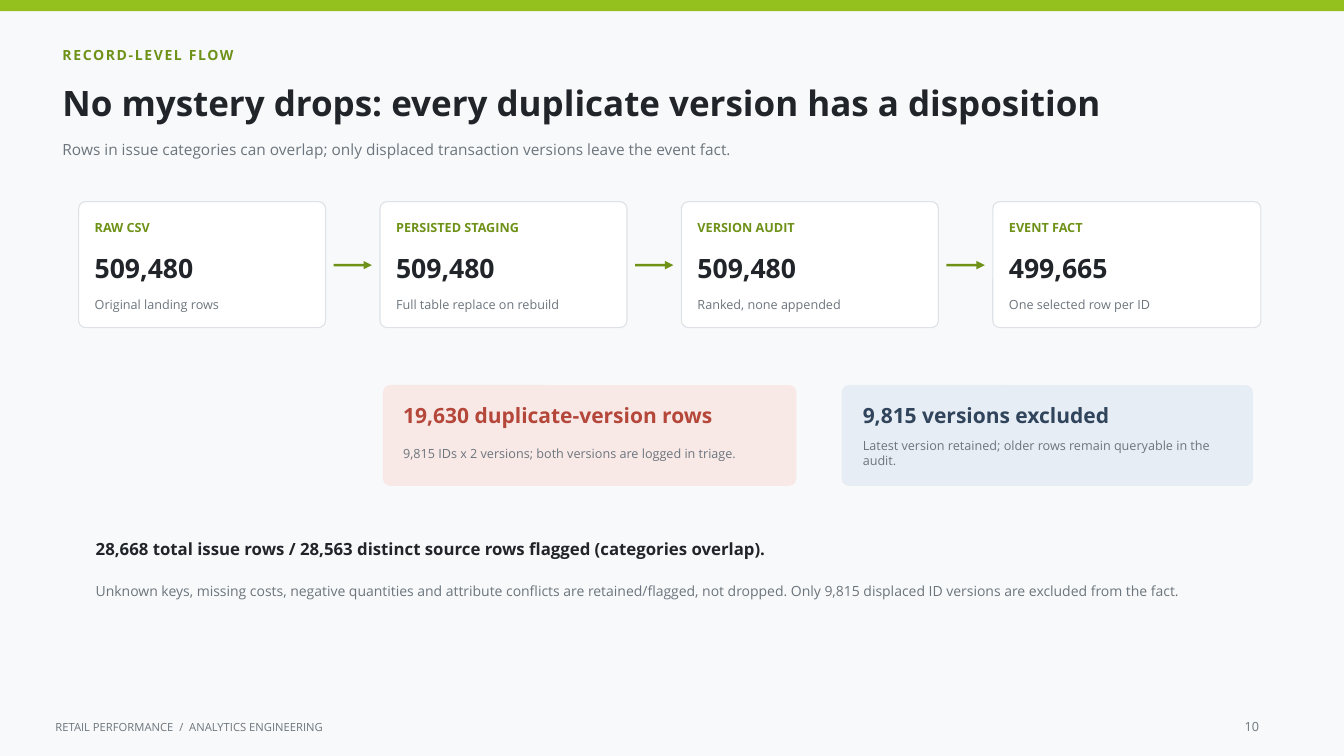
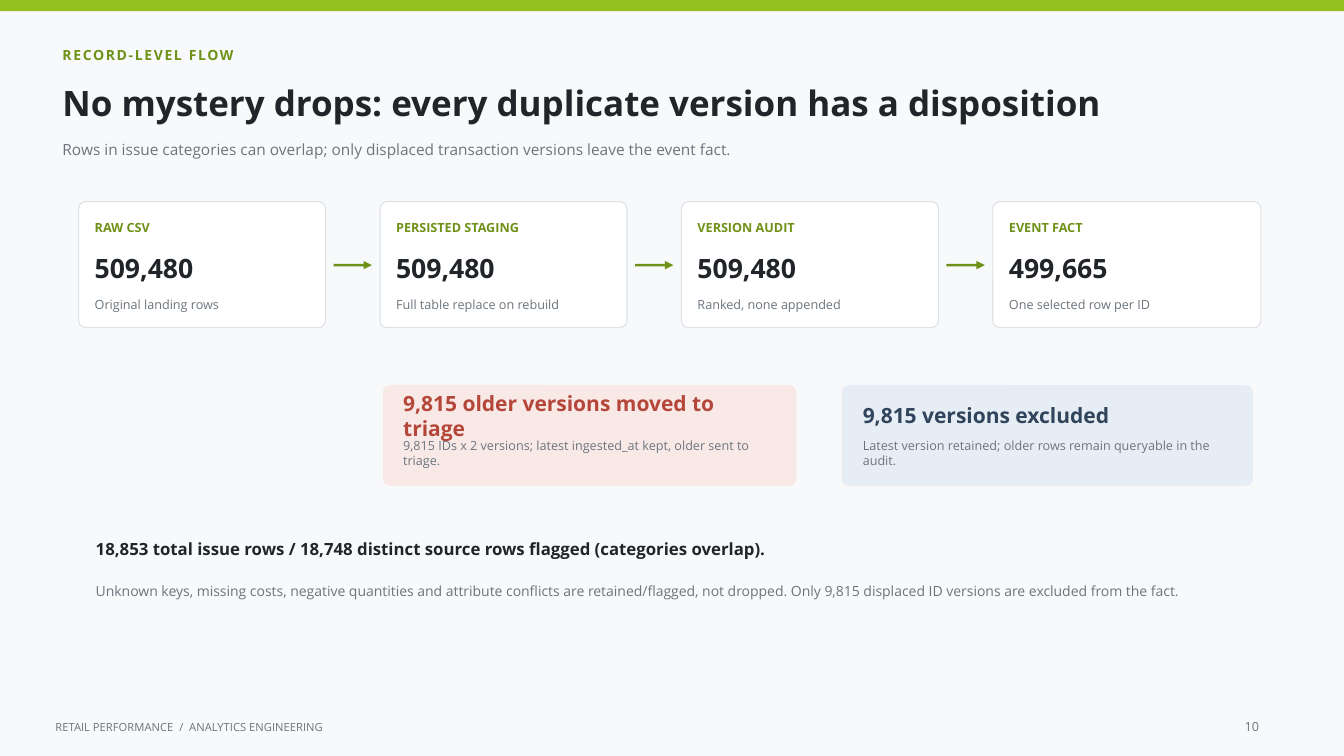
Before and after one commit to daiga-rondasprints/dbt-test-assignment, a slide deck: slide 10 of presentation/retail_ceo_debrief.pptx. Drawn at 1344x756 pixels with LibreOffice and Linux fonts; fonts in the diff are those of the drawing. Boxes give left, top, right and bottom in pixels: in the first picture for what was removed or moved away, otherwise in the second. Text is boxed around its words. In the diff, an @@ line names an element or a change of style, - is before the commit and + after.

```diff
--- a/presentation/retail_ceo_debrief.pptx
+++ b/presentation/retail_ceo_debrief.pptx
@@ text at bbox=[403, 395, 714, 443]: text changed @@
-19,630 duplicate-version rows
+9,815 older versions moved to triage
@@ text at bbox=[403, 438, 749, 468]: text changed @@
-9,815 IDs x 2 versions; both versions are logged in triage.
+9,815 IDs x 2 versions; latest ingested_at kept, older sent to triage.
@@ text at bbox=[96, 542, 765, 559]: text changed @@
-28,668 total issue rows / 28,563 distinct source rows flagged (categories overlap).
+18,853 total issue rows / 18,748 distinct source rows flagged (categories overlap).
```
Also in this commit, not shown: 8 other files.
